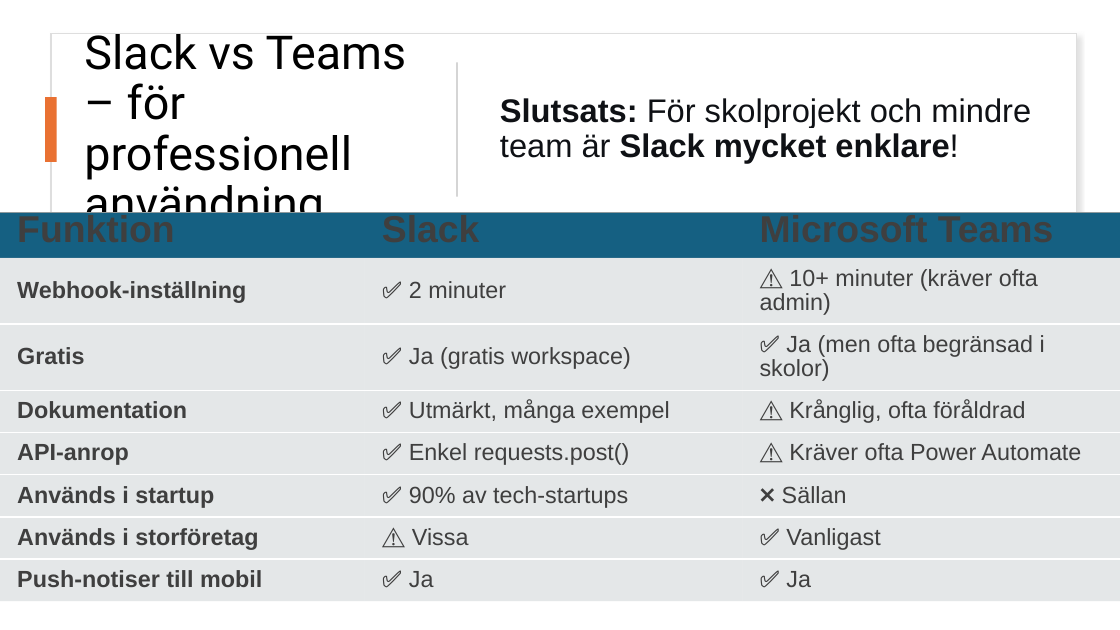
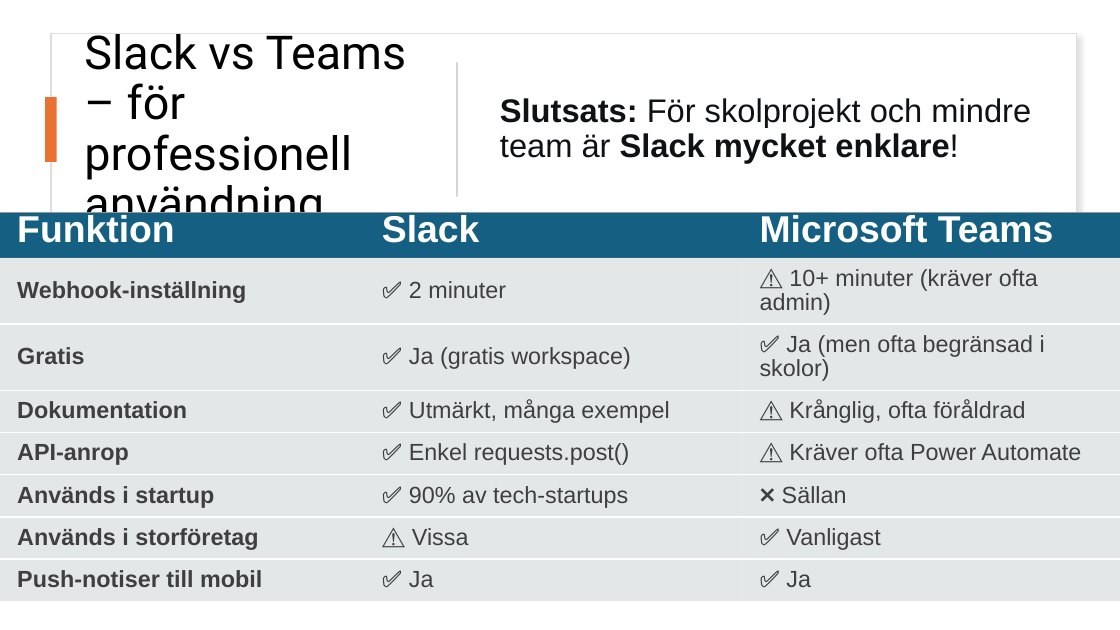
Before and after one commit to Ars1222022/insider-threat-detection, a slide deck: slide 113 of docs/Insider Threat Detection.pptx (slide 112 before the commit). Drawn at 1120x630 pixels with LibreOffice and Linux fonts; fonts in the diff are those of the drawing. Boxes give left, top, right and bottom in pixels: in the first picture for what was removed or moved away, otherwise in the second. Text is boxed around its words. In the diff, an @@ line names an element or a change of style, - is before the commit and + after.

```diff
--- a/docs/Insider Threat Detection.pptx
+++ b/docs/Insider Threat Detection.pptx
@@ table at box(0, 213, 1120, 626) @@
@@ text colour #3F3F3F to #FFFFFF in "Funktion", "Slack", "Microsoft Teams" @@
```
Also in this commit, not shown: 71 other slides changed, 1 slide added, 1 other file.
